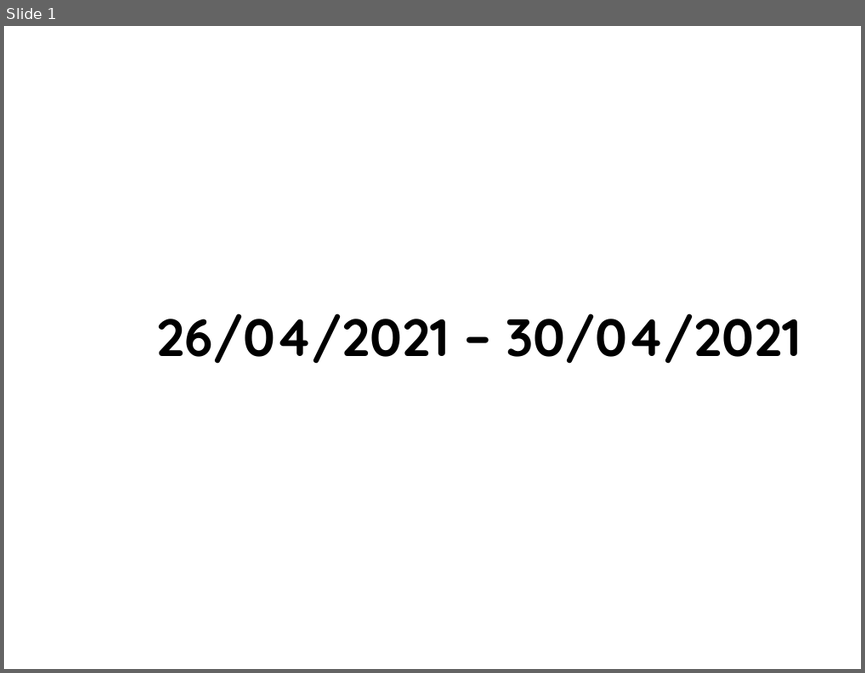
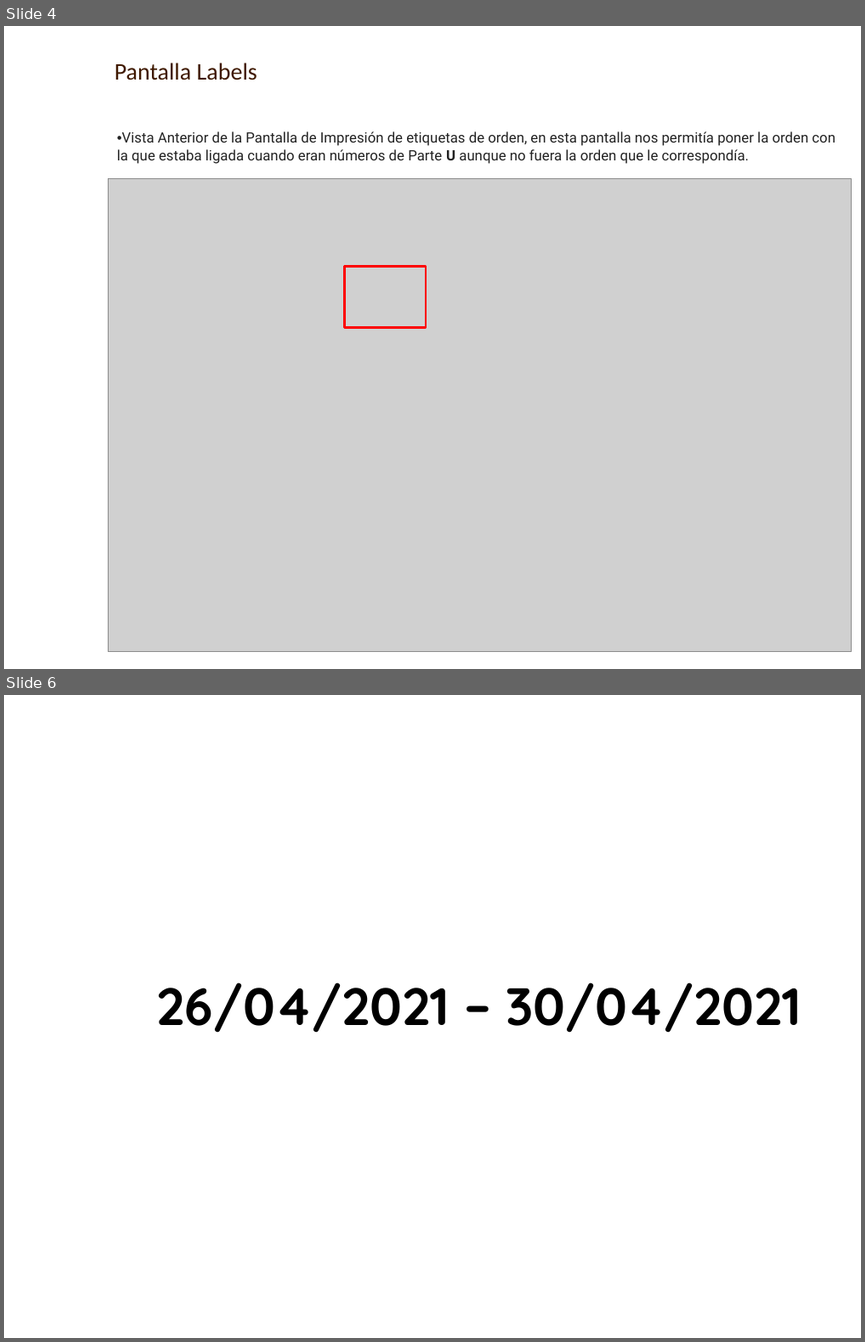
Before and after one commit to AXDELAROSA/CLASIFICACION_PIELES, a slide deck: Scripts_R100_Materiales/Planning/Docs/IT_DEV_PLANNING.pptx. Shown one above the other, each under a label of ours: slide 1 before the commit, slides 4 and 6 after it; the slides between them are not shown. The pictures are 865x673 and 865x1342 pixels, drawn with LibreOffice and Linux fonts; fonts in the diff are those of the drawing; grey boxes stand for pictures; background and template pictures are left out. Boxes give left, top, right and bottom in pixels: in the first picture for what was removed or moved away, otherwise in the second. Text is boxed around its words. In the diff, an @@ line names an element or a change of style, - is before the commit and + after.

Commit message:
CAMBIOS POR IMPRESION Y DISEÑO DE ETIQUETAS

```diff
--- a/Scripts_R100_Materiales/Planning/Docs/IT_DEV_PLANNING.pptx
+++ b/Scripts_R100_Materiales/Planning/Docs/IT_DEV_PLANNING.pptx
@@ slide 4 added at (4, 26, 861, 669), background picture (left out) @@
@@ text added at (114, 63, 257, 80), 20 pt, text #3F1900 @@
+Pantalla Labels
@@ text added at (117, 131, 835, 164), 12 pt, text #222222 @@
+• Vista Anterior de la Pantalla de Impresión de etiquetas de orden, en esta pantalla nos permitía poner la orden con la que estaba ligada cuando eran números de Parte U aunque no fuera la orden que le correspondía.
@@ picture added at (109, 178, 851, 651) @@
@@ rectangle added at (345, 267, 426, 328), outline #FF0000 2 pt @@
@@ what was slide 1 is now slide 6 @@
```
Also in this commit, not shown: 4 other slides added, 21 other files.
